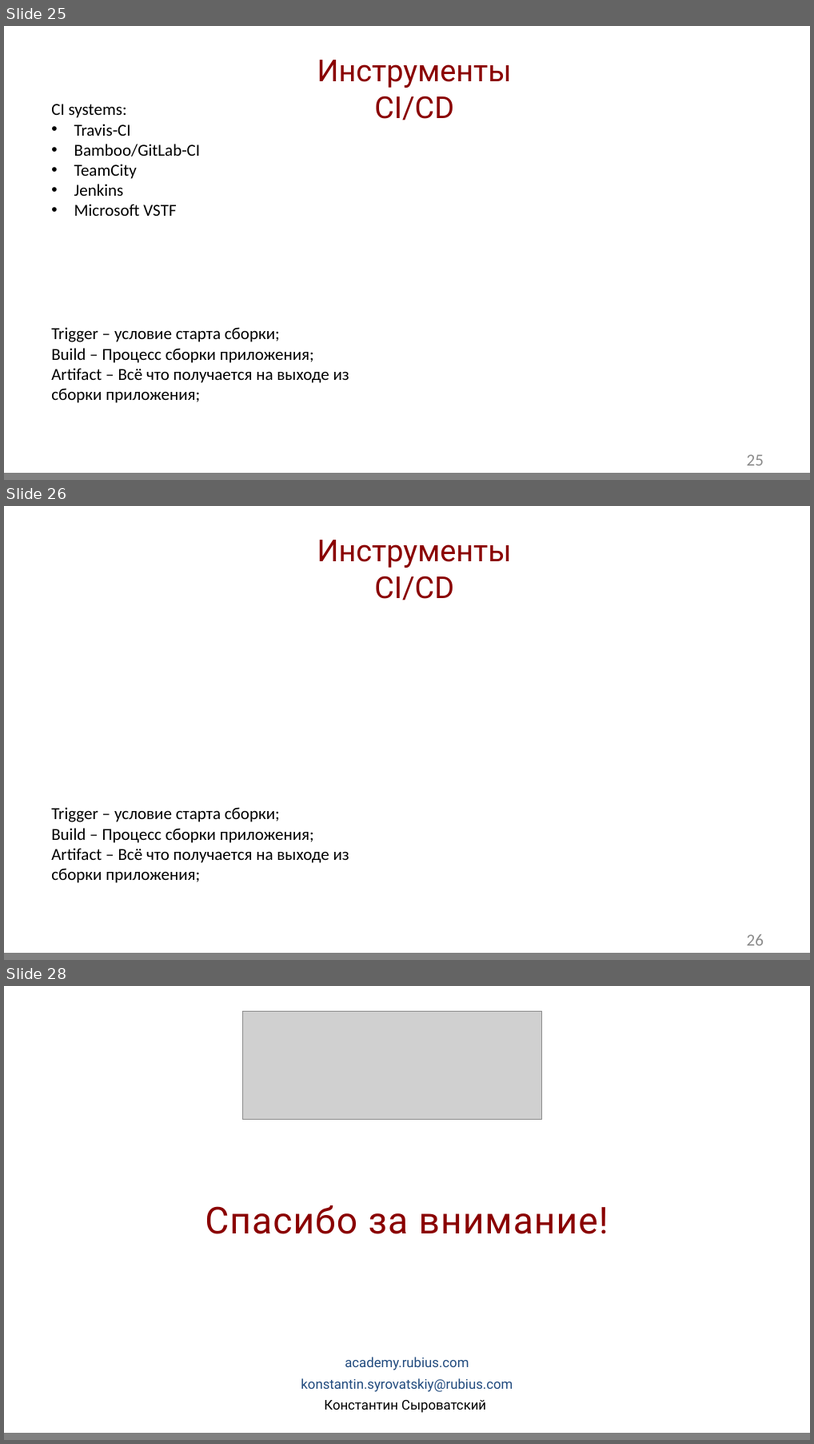
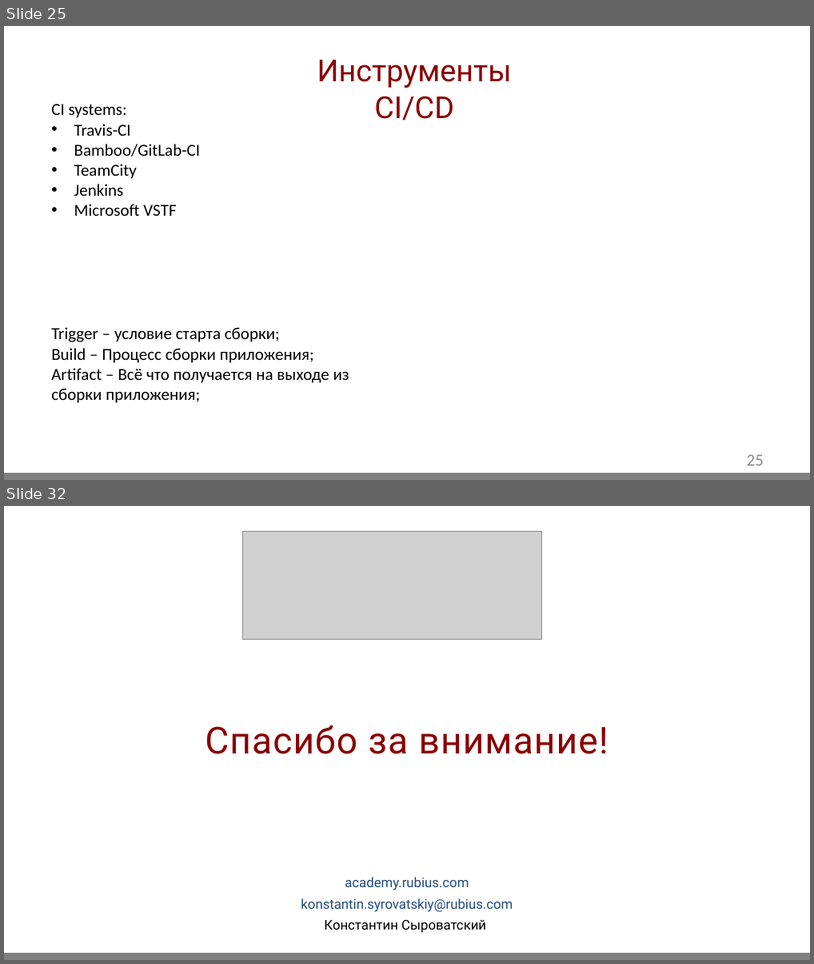
Before and after one commit to GidMaster/qa-courses, a slide deck: lection.pptx. Shown one above the other, each under a label of ours: slides 25, 26 and 28 before the commit, slides 25 and 32 after it; the slides between them are not shown. The pictures are 814x1444 and 814x964 pixels, drawn with LibreOffice and Linux fonts; fonts in the diff are those of the drawing; grey boxes stand for pictures; background and template pictures are left out. Boxes give left, top, right and bottom in pixels: in the first picture for what was removed or moved away, otherwise in the second. Text is boxed around its words. In the diff, an @@ line names an element or a change of style, - is before the commit and + after.

Commit message:
Update presentation

```diff
--- a/lection.pptx
+++ b/lection.pptx
@@ slide 26 removed at box(4, 506, 810, 960), background #FFFFFF; not listed: 2 template elements that a slide beside it also shows @@
@@ text removed at box(318, 540, 512, 600) @@
-Инструменты CI/CD
@@ text removed at box(51, 807, 350, 883) @@
-Trigger – условие старта сборки;
-Build – Процесс сборки приложения;
-Artifact – Всё что получается на выходе из сборки приложения;
@@ page number removed at box(747, 934, 764, 945) @@
-26
@@ what was slide 28 is now slide 32 @@
```
Also in this commit, not shown: 2 slides changed, 6 slides added.
